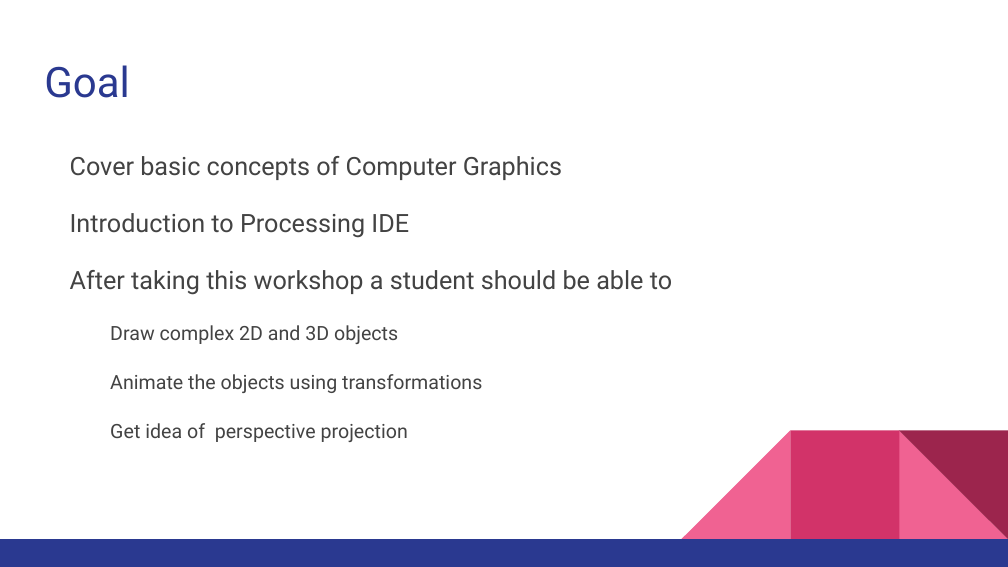
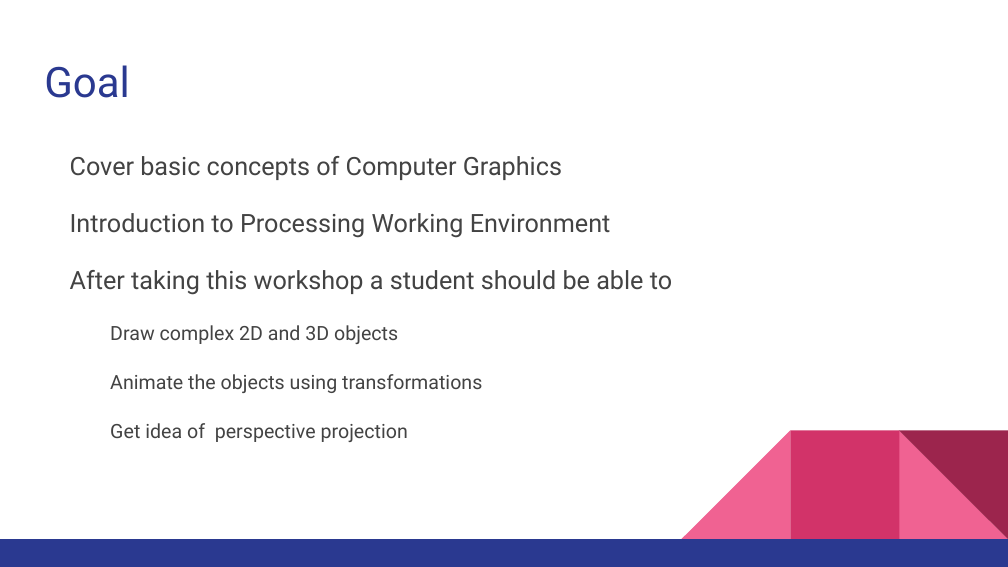
Before and after one commit to CodeChix-OpenSource/CodeChix-Technical-Curriculums, a slide deck: slide 2 of VMware-CodeHouse/PixieGo/FinalPreso/Presentation.pptx. Drawn at 1008x567 pixels with LibreOffice and Linux fonts; fonts in the diff are those of the drawing. Boxes give left, top, right and bottom in pixels: in the first picture for what was removed or moved away, otherwise in the second. Text is boxed around its words. In the diff, an @@ line names an element or a change of style, - is before the commit and + after.

```diff
--- a/VMware-CodeHouse/PixieGo/FinalPreso/Presentation.pptx
+++ b/VMware-CodeHouse/PixieGo/FinalPreso/Presentation.pptx
@@ text at bbox=[70, 213, 611, 238]: text changed @@
-Introduction to Processing IDE
+Introduction to Processing Working Environment
```
Also in this commit, not shown: 1 other slide changed, 18 other files.
